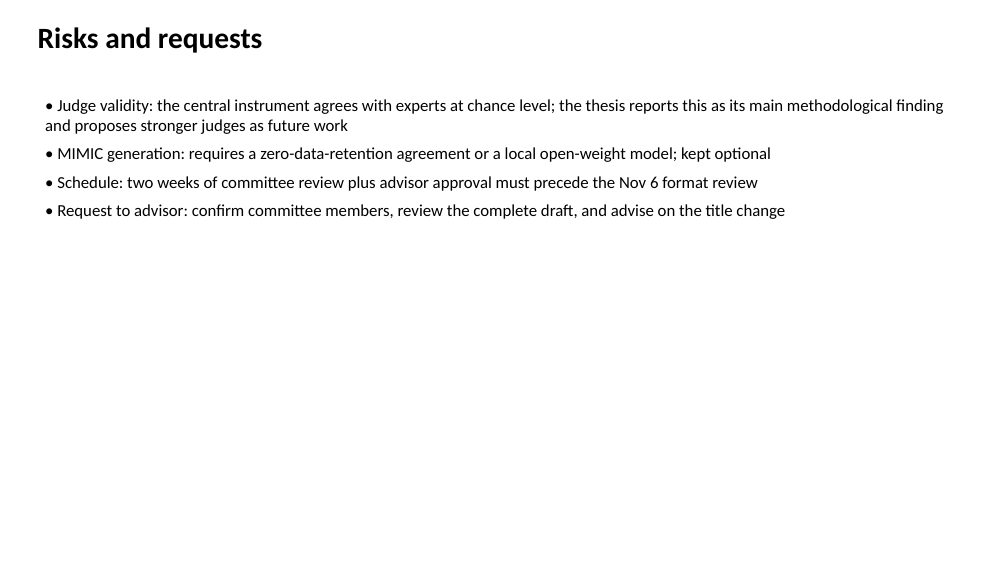
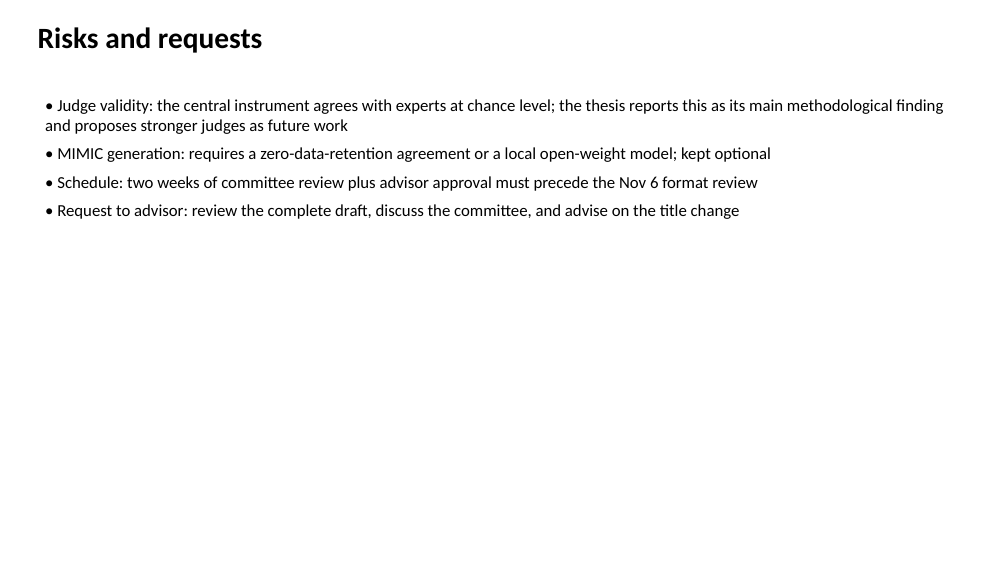
Before and after one commit to slay-a/medical-hallucination-eval, a slide deck: slide 14 of deliverables/Progress_Slides_Fall2026.pptx. Drawn at 1008x567 pixels with LibreOffice and Linux fonts; fonts in the diff are those of the drawing. Boxes give left, top, right and bottom in pixels: in the first picture for what was removed or moved away, otherwise in the second. Text is boxed around its words. In the diff, an @@ line names an element or a change of style, - is before the commit and + after.

```diff
--- a/deliverables/Progress_Slides_Fall2026.pptx
+++ b/deliverables/Progress_Slides_Fall2026.pptx
@@ text at [57,204,740,219]: text changed @@
-• Request to advisor: confirm committee members, review the complete draft, and advise on the title change
+• Request to advisor: review the complete draft, discuss the committee, and advise on the title change
```
Also in this commit, not shown: 3 other slides changed, 3 other files.
